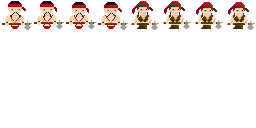
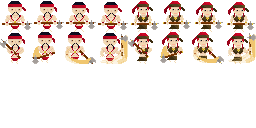
Comparing the layer stacks of the two w=256, h=128 images. Changes:
painted on "Arms" over [0, 33, 256, 64]
painted on "Torso" over [1, 32, 248, 64]
